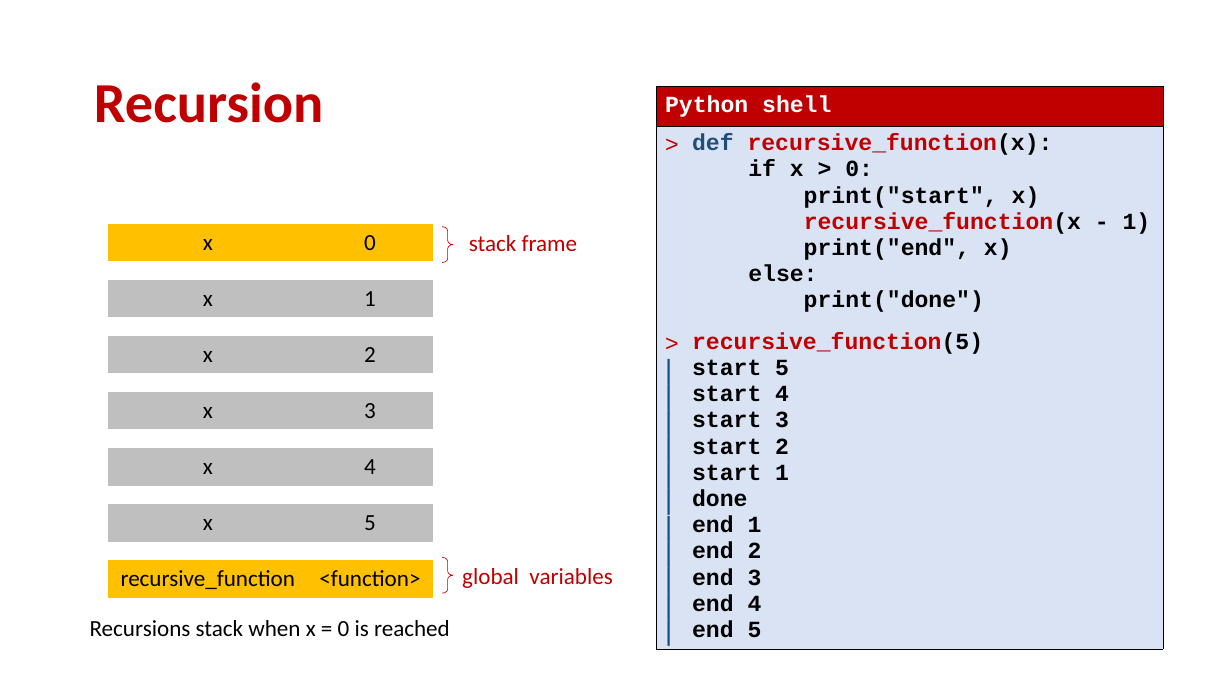
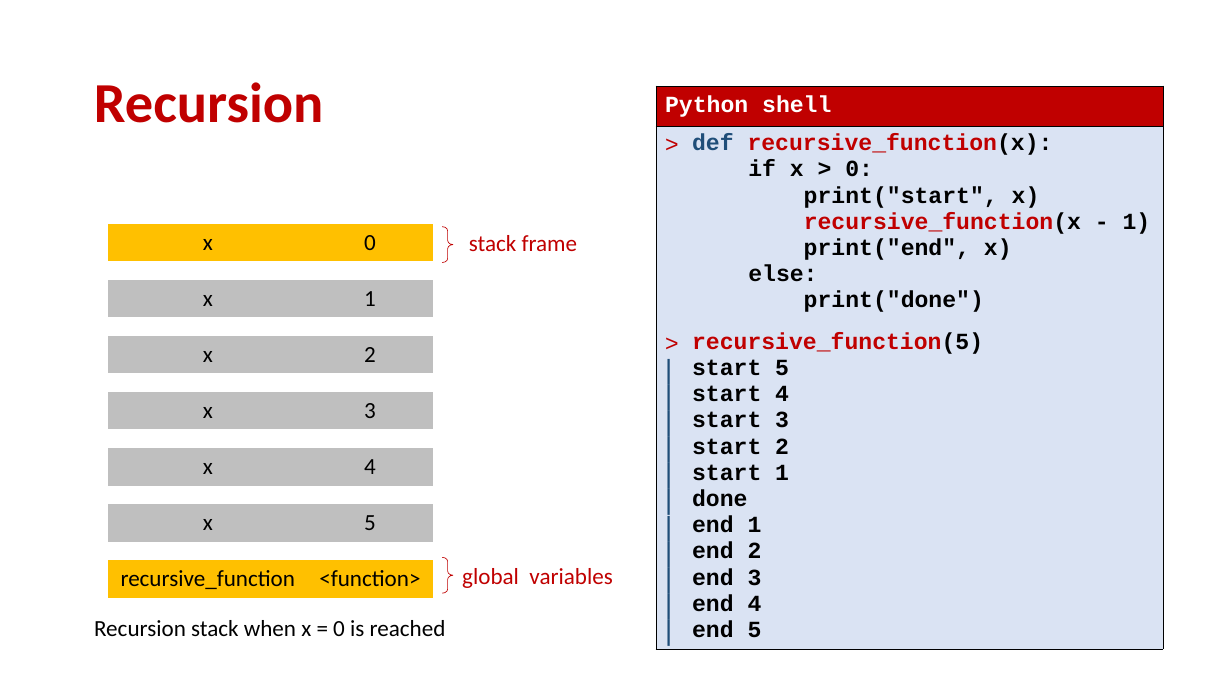
Before and after one commit to gsbrodal/gsbrodal.github.io, a slide deck: slide 3 of ipsa/slides/recursion.pptx. Drawn at 1232x693 pixels with LibreOffice and Linux fonts; fonts in the diff are those of the drawing. Boxes give left, top, right and bottom in pixels: in the first picture for what was removed or moved away, otherwise in the second. Text is boxed around its words. In the diff, an @@ line names an element or a change of style, - is before the commit and + after.

```diff
--- a/ipsa/slides/recursion.pptx
+++ b/ipsa/slides/recursion.pptx
@@ text at (94,620,446,636): text changed @@
-Recursions stack when x = 0 is reached
+Recursion stack when x = 0 is reached
```
Also in this commit, not shown: 1 other slide changed, 5 other files.
